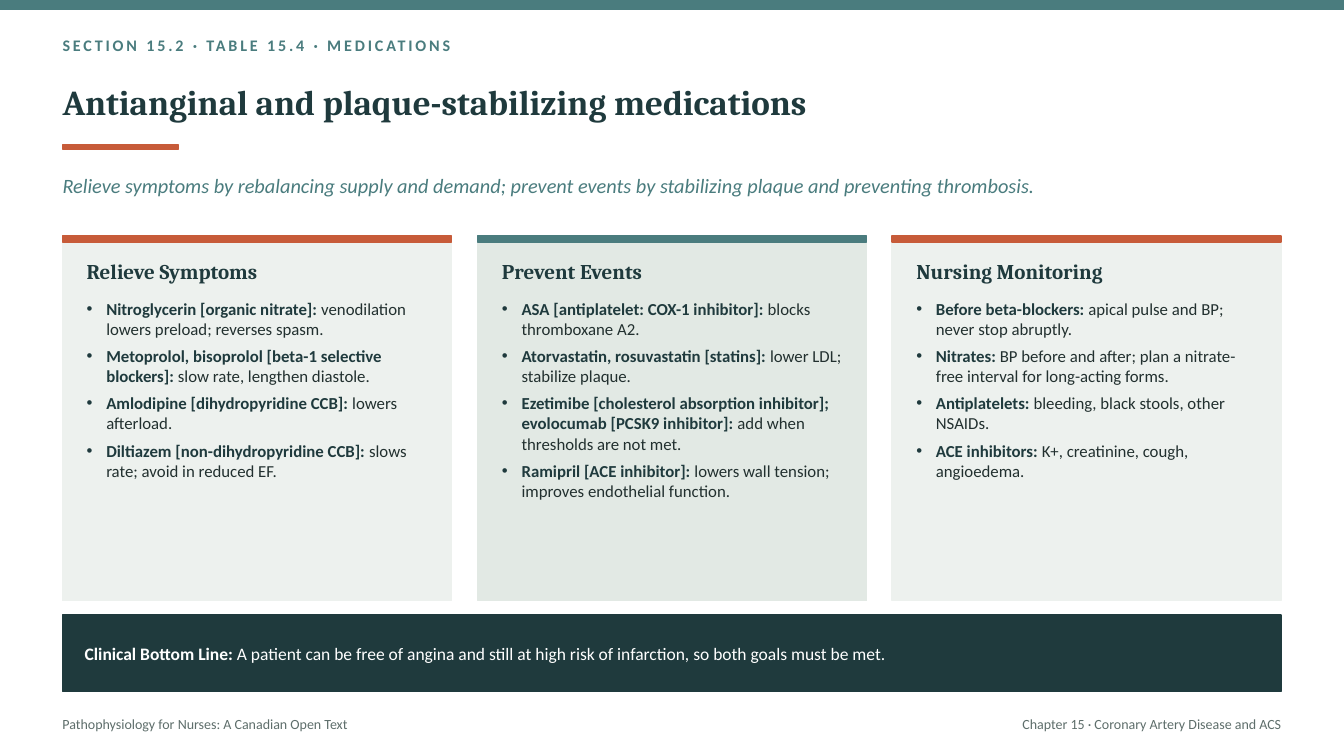
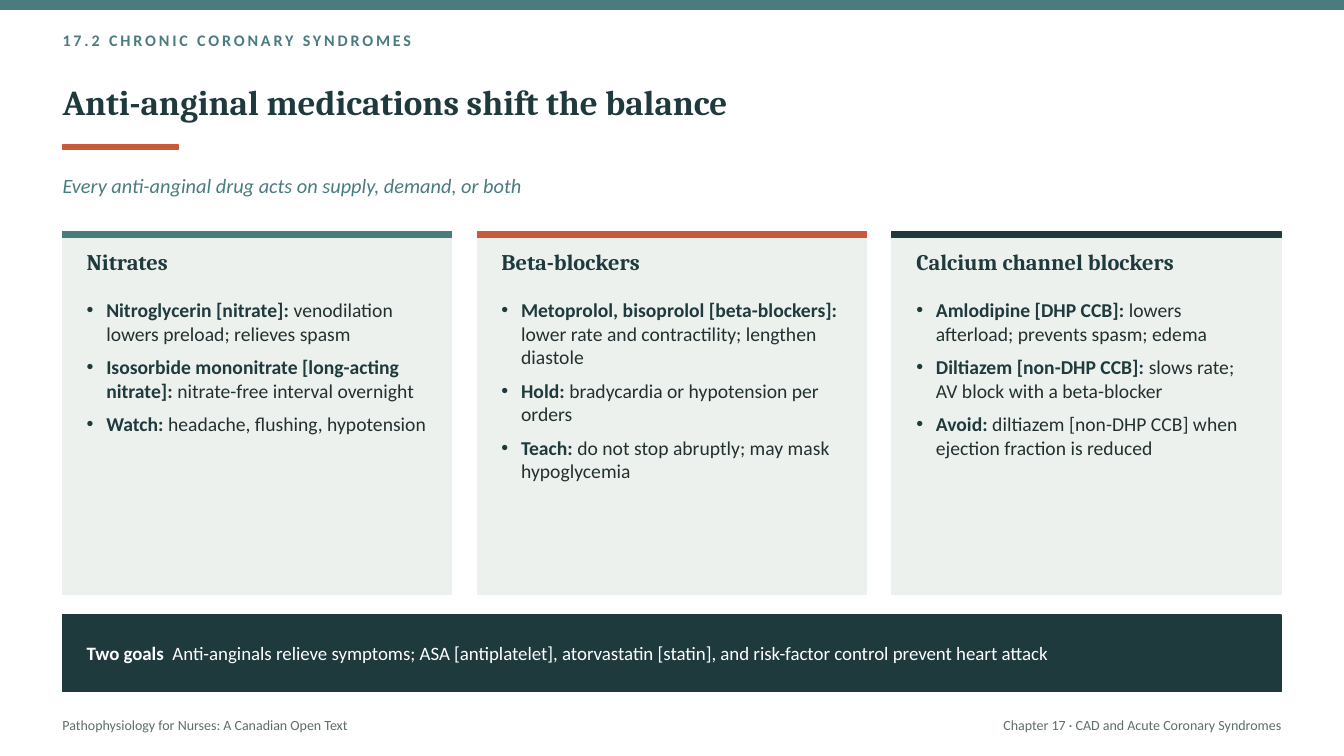
Before and after one commit to andrewleenl/opensourcenursing, a slide deck: slide 23 of Ch17_Coronary_Artery_Disease_and_Acute_Coronary_Syndromes_Lecture_Presentation.pptx (slide 20 before the commit). Drawn at 1344x756 pixels with LibreOffice and Linux fonts; fonts in the diff are those of the drawing. Boxes give left, top, right and bottom in pixels: in the first picture for what was removed or moved away, otherwise in the second. Text is boxed around its words. In the diff, an @@ line names an element or a change of style, - is before the commit and + after.

```diff
--- a/Ch17_Coronary_Artery_Disease_and_Acute_Coronary_Syndromes_Lecture_Presentation.pptx
+++ b/Ch17_Coronary_Artery_Disease_and_Acute_Coronary_Syndromes_Lecture_Presentation.pptx
@@ text at (63,35,411,46): text changed @@
-SECTION 15.2 · TABLE 15.4 · MEDICATIONS
+17.2 CHRONIC CORONARY SYNDROMES
@@ text "17.2 CHRONIC CORONARY SYNDROMES" at (63,35,411,46): vertical alignment middle to top @@
@@ title at (63,90,727,123): text changed @@
-Antianginal and plaque-stabilizing medications
+Anti-anginal medications shift the balance
@@ text at (63,179,521,197): text changed @@
-Relieve symptoms by rebalancing supply and demand; prevent events by stabilizing plaque and preventing thrombosis.
+Every anti-anginal drug acts on supply, demand, or both
@@ rectangle at (63,232,452,238): fill #C75B39 to #4A7C7E; outline #C75B39 1 pt to #4A7C7E 1 pt @@
@@ 6 rectangles: place and size @@
-6 rectangles at (63,236,1281,601)
+6 rectangles at (63,232,1281,595)
@@ rectangle at (478,232,867,238): fill #4A7C7E to #C75B39; outline #4A7C7E 1 pt to #C75B39 1 pt @@
@@ rectangle at (478,232,867,595): fill #E2E9E4 to #EDF1EE; outline #E2E9E4 1 pt to #EDF1EE 1 pt @@
@@ rectangle at (892,232,1281,238): fill #C75B39 to #1F3A3D; outline #C75B39 1 pt to #1F3A3D 1 pt @@
@@ text removed at (87,264,258,284) @@
-Relieve Symptoms
@@ text added at (87,254,168,270), 16 pt, text #1F3A3D, bold @@
+Nitrates
@@ text added at (501,254,639,270), 16 pt, text #1F3A3D, bold @@
+Beta-blockers
@@ text removed at (502,265,642,279) @@
-Prevent Events
@@ text removed at (916,264,1103,284) @@
-Nursing Monitoring
@@ text added at (916,254,1174,270), 16 pt, text #1F3A3D, bold @@
+Calcium channel blockers
@@ text at (106,302,426,435): text changed; size 12 to 14 pt; text colour #1F3A3D to #22302F; bold off @@
-• Nitroglycerin [organic nitrate]: venodilation lowers preload; reverses spasm.
-• Metoprolol, bisoprolol [beta-1 selective blockers]: slow rate, lengthen diastole.
-• Amlodipine [dihydropyridine CCB]: lowers afterload.
-• Diltiazem [non-dihydropyridine CCB]: slows rate; avoid in reduced EF.
+• Nitroglycerin [nitrate]: venodilation lowers preload; relieves spasm
+• Isosorbide mononitrate [long-acting nitrate]: nitrate-free interval overnight
+• Watch: headache, flushing, hypotension
@@ text at (521,302,837,482): text changed; size 12 to 14 pt; text colour #1F3A3D to #22302F; bold off @@
-• ASA [antiplatelet: COX-1 inhibitor]: blocks thromboxane A2.
-• Atorvastatin, rosuvastatin [statins]: lower LDL; stabilize plaque.
-• Ezetimibe [cholesterol absorption inhibitor]; evolocumab [PCSK9 inhibitor]: add when thresholds are not met.
-• Ramipril [ACE inhibitor]: lowers wall tension; improves endothelial function.
+• Metoprolol, bisoprolol [beta-blockers]: lower rate and contractility; lengthen diastole
+• Hold: bradycardia or hypotension per orders
+• Teach: do not stop abruptly; may mask hypoglycemia
@@ text at (936,302,1237,459): text changed; size 12 to 14 pt @@
-• Before beta-blockers: apical pulse and BP; never stop abruptly.
-• Nitrates: BP before and after; plan a nitrate-free interval for long-acting forms.
-• Antiplatelets: bleeding, black stools, other NSAIDs.
-• ACE inhibitors: K+, creatinine, cough, angioedema.
+• Amlodipine [DHP CCB]: lowers afterload; prevents spasm; edema
+• Diltiazem [non-DHP CCB]: slows rate; AV block with a beta-blocker
+• Avoid: diltiazem [non-DHP CCB] when ejection fraction is reduced
@@ text removed at (85,647,885,663) @@
-Clinical Bottom Line: A patient can be free of angina and still at high risk of infarction, so both goals must be met.
@@ text added at (87,646,1048,664), 13.5 pt, text #FFFFFF @@
+Two goals Anti-anginals relieve symptoms; ASA [antiplatelet], atorvastatin [statin], and risk-factor control prevent heart attack
@@ text at (1003,720,1281,732): text changed @@
-Chapter 15 · Coronary Artery Disease and ACS
+Chapter 17 · CAD and Acute Coronary Syndromes
```
Also in this commit, not shown: 7 other slides changed, 59 slides added, 42 slides removed, 1 other file.
